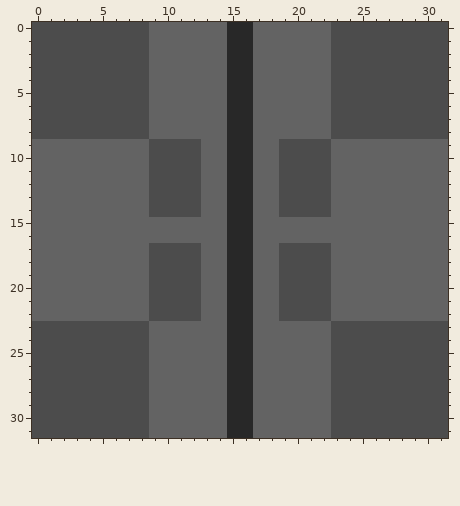
Edited in one commit: pixel-art sprite (Tram_Game/Assets/Assets/Outside/Streets/Street Rail Fancy.png). The first picture shows the starting point.
The file is 128x128 pixels, drawn in blocks of 4x4; one block is one cell here. Colours within 5 levels of each other are drawn and written as one.
And afterwards:
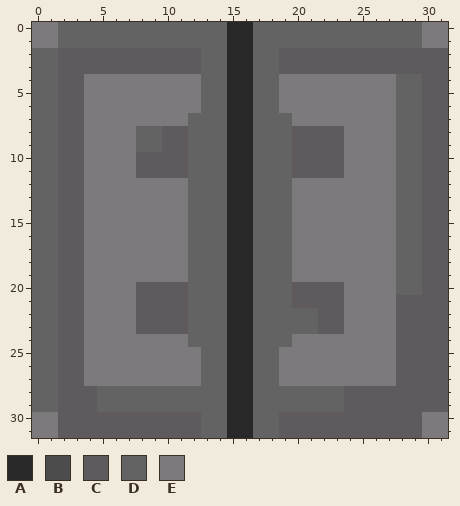
Palette (. is transparent): A #282828  B #4c4c4c  C #5e5a5e  D #636363  E #7d7a7d
Edits made:
Changed rows in their new state; - is an unchanged pixel.
first column x 0:
 0 EEDDDDDDD--------------DDDDDDDEE
 1 EEDDDDDDD--------------DDDDDDDEE
 2 DDCCCCCCCCCCC------CCCCCCCCCCCCC
 3 DDCCCCCCCCCCC------CCCCCCCCCCCCC
 4 DDCCEEEEEEEEE------EEEEEEEEEDDCC
 5 DDCCEEEEEEEEE------EEEEEEEEEDDCC
 6 DDCCEEEEEEEEE------EEEEEEEEEDDCC
 7 DDCCEEEEEEEE--------EEEEEEEEDDCC
 8 DDCCEEEED-CC--------CCCCEEEEDDCC
 9 --CCEEEE-DCCD------DCCCCEEEE--CC
10 --CCEEEECCCCD------DCCCCEEEE--CC
11 --CCEEEECCCCD------DCCCCEEEE--CC
12 --CCEEEEEEEED------DEEEEEEEE--CC
13 --CCEEEEEEEED------DEEEEEEEE--CC
14 --CCEEEEEEEED------DEEEEEEEE--CC
15 --CCEEEEEEEE--------EEEEEEEE--CC
16 --CCEEEEEEEE--------EEEEEEEE--CC
17 --CCEEEEEEEED------DEEEEEEEE--CC
18 --CCEEEEEEEED------DEEEEEEEE--CC
19 --CCEEEEEEEED------DEEEEEEEE--CC
20 --CCEEEECCCCD------DCCCCEEEE--CC
21 --CCEEEECCCCD------DCCCCEEEECCCC
22 --CCEEEECCCCD------DDDCCEEEECCCC
23 DDCCEEEECCCC----------CCEEEECCCC
24 DDCCEEEEEEEE--------EEEEEEEECCCC
25 DDCCEEEEEEEEE------EEEEEEEEECCCC
26 DDCCEEEEEEEEE------EEEEEEEEECCCC
27 DDCCEEEEEEEEE------EEEEEEEEECCCC
28 DDCCCDDDD--------------DCCCCCCCC
29 DDCCCDDDD--------------DCCCCCCCC
30 EECCCCCCCCCCC------CCCCCCCCCCCEE
31 EECCCCCCCCCCC------CCCCCCCCCCCEE
Pixel boxes of the changes (left, top, right, bottom) in both pictures:
changed: (32, 22, 201, 438)
changed: (279, 22, 448, 438)
